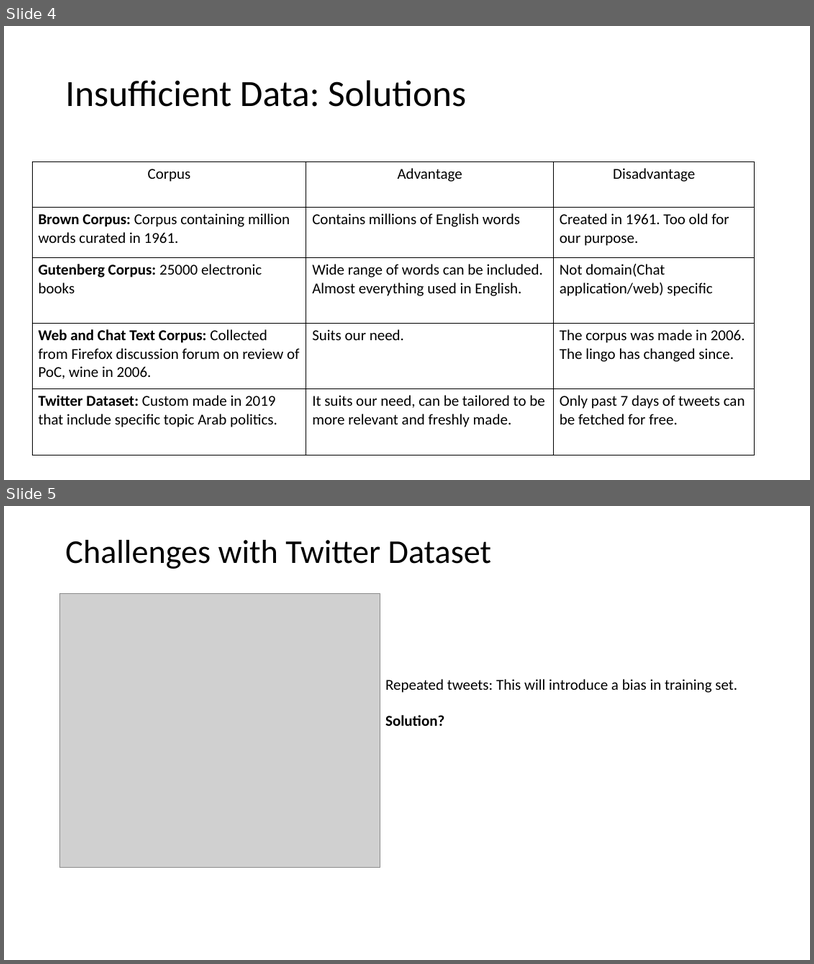
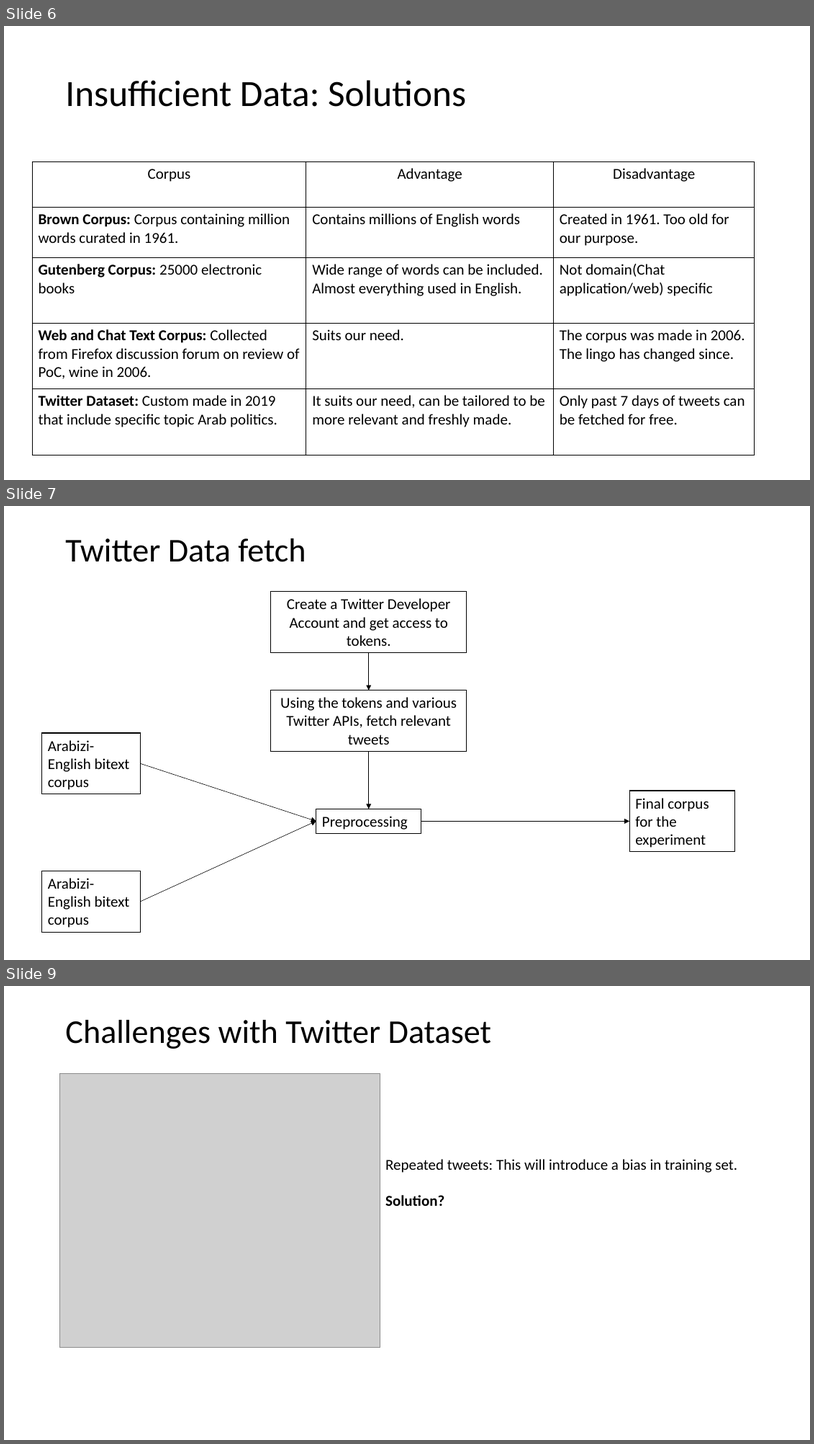
Before and after one commit to vivek18394/3rabizi-language-detection, a slide deck: Presentation/Arabizi Detection.pptx. Shown one above the other, each under a label of ours: slides 4 and 5 before the commit, slides 6, 7 and 9 after it; the slides between them are not shown. The pictures are 814x964 and 814x1444 pixels, drawn with LibreOffice and Linux fonts; fonts in the diff are those of the drawing; grey boxes stand for pictures. Boxes give left, top, right and bottom in pixels: in the first picture for what was removed or moved away, otherwise in the second. Text is boxed around its words. In the diff, an @@ line names an element or a change of style, - is before the commit and + after.

```diff
--- a/Presentation/Arabizi Detection.pptx
+++ b/Presentation/Arabizi Detection.pptx
@@ slide 7 added at bbox=[4, 506, 810, 960], background #FFFFFF @@
@@ title added at bbox=[65, 538, 306, 562], 39.6 pt, text #000000 @@
+Twitter Data fetch
@@ rectangle added at bbox=[271, 591, 467, 652], fill #FFFFFF, outline #000000 1 pt, 18 pt, text #000000 @@
+Create a Twitter Developer Account and get access to tokens.
@@ arrow added from (369, 652) to (369, 690), #000000 0.5 pt @@
@@ rectangle added at bbox=[271, 690, 467, 751], fill #FFFFFF, outline #000000 1 pt, 18 pt, text #000000 @@
+Using the tokens and various Twitter APIs, fetch relevant tweets
@@ rectangle added at bbox=[42, 733, 141, 794], fill #FFFFFF, outline #000000 1 pt, 18 pt, text #000000 @@
+Arabizi-English bitext corpus
@@ arrow added from (141, 763) to (316, 821), #000000 0.5 pt @@
@@ arrow added from (369, 751) to (369, 808), #000000 0.5 pt @@
@@ rectangle added at bbox=[630, 790, 736, 852], fill #FFFFFF, outline #000000 1 pt, 18 pt, text #000000 @@
+Final corpus for the experiment
@@ arrow added from (141, 901) to (316, 821), #000000 0.5 pt @@
@@ rectangle added at bbox=[316, 808, 422, 833], fill #FFFFFF, outline #000000 1 pt, 18 pt, text #000000 @@
+Preprocessing
@@ arrow added from (422, 821) to (630, 821), #000000 0.5 pt @@
@@ rectangle added at bbox=[42, 871, 141, 932], fill #FFFFFF, outline #000000 1 pt, 18 pt, text #000000 @@
+Arabizi-English bitext corpus
@@ what was slide 4 is now slide 6 @@
@@ what was slide 5 is now slide 9 @@
```
Also in this commit, not shown: 2 slides changed, 10 other slides added, 1 slide removed.
